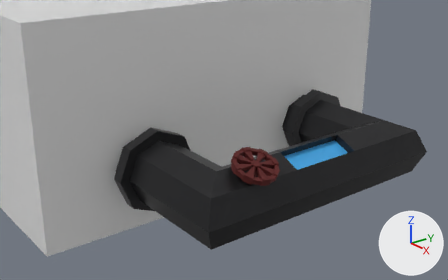
One commit to the Blender file Assets/Models/Entities/sprinklerpipes.blend: the scene before it, then after it.
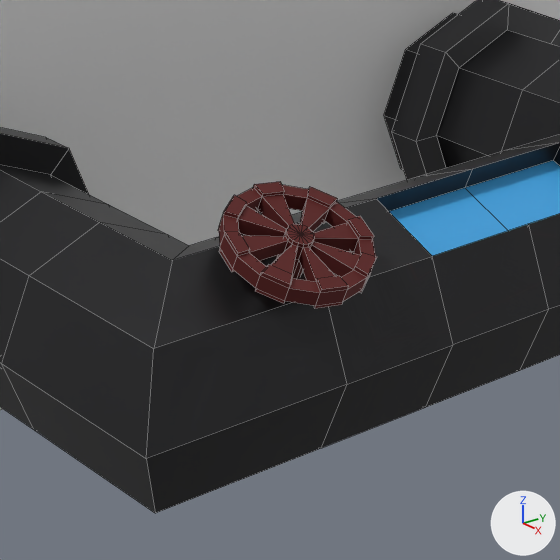
There are two pictures of each version: one from a 50 mm lens placed at (5.608, -3.63, 2.813), pointed at (2.038, -0.884, 1.123), one close up on the part from 36% to 75% of the width and 32% to 94% of the height. Every picture has the same lights, and +X, +Y and +Z are marked at lower right. The close-ups show mesh edges as thin lines.
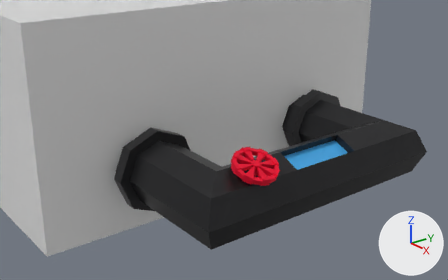
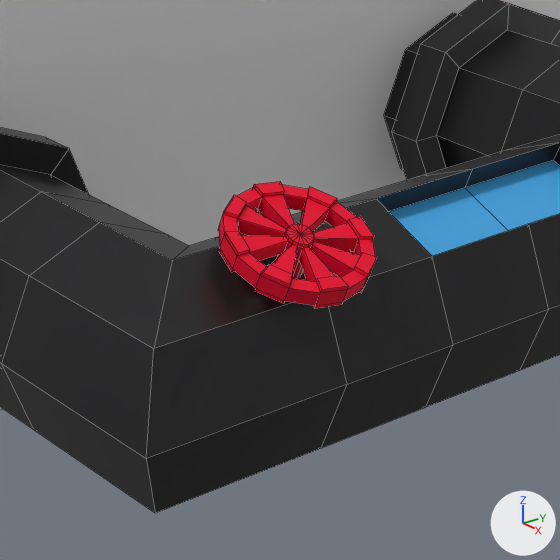
What changed in the scene script:
```text
Change mat_valve:
    mat_valve.base_color: (0.133, 0.0206, 0.0194) -> (1.0, 0.0, 0.0357)  # dark red #662726 -> red #ff0035
```

Where the change shows, as pixel boxes (x1, y1, x2, y2) in the close-ups (560 x 560 px):
'Vavle', recoloured
    both: (218, 181, 377, 309)
